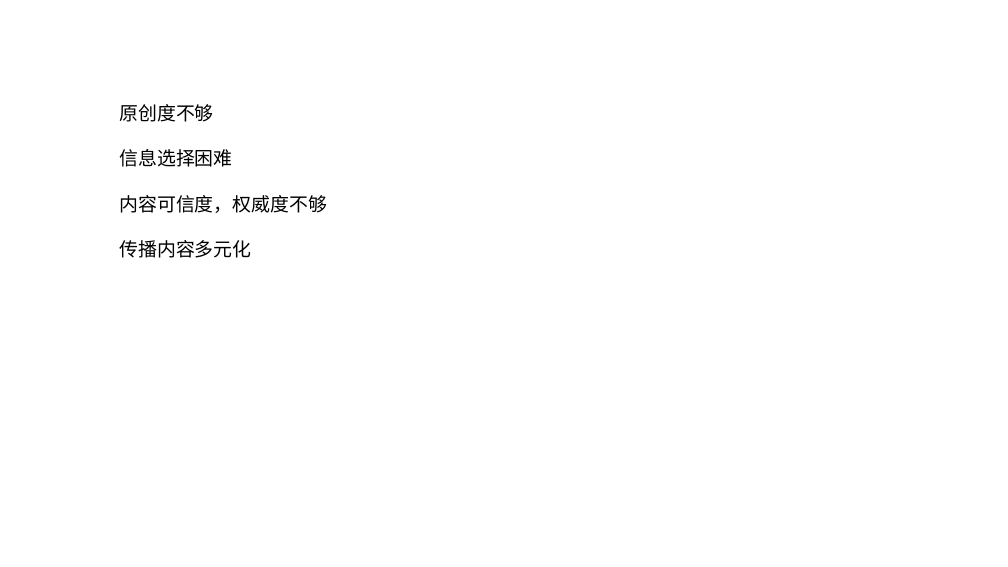
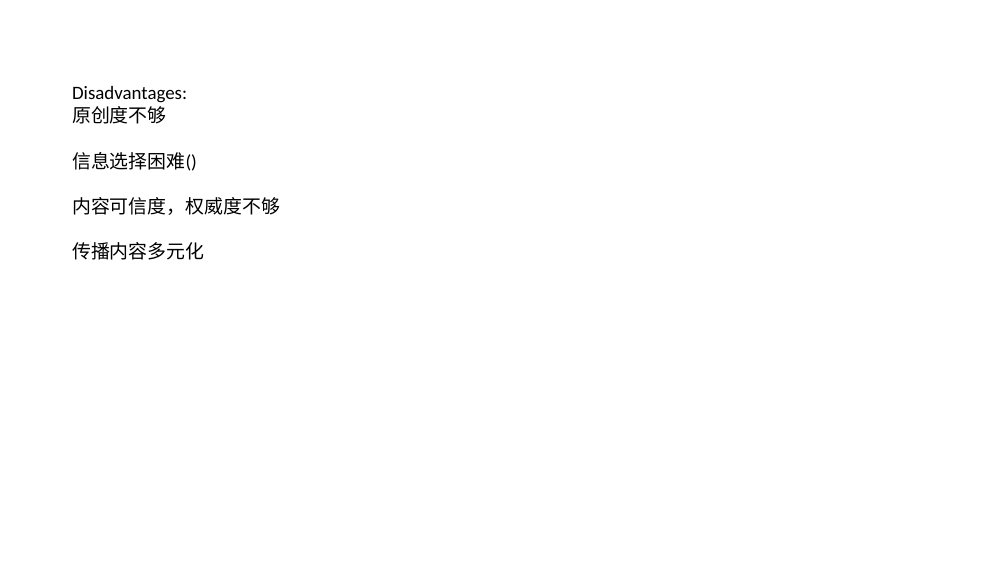
Before and after one commit to childacd/redPython, a slide deck: slide 12 of new media features.pptx (slide 2 before the commit). Drawn at 1008x567 pixels with LibreOffice and Linux fonts; fonts in the diff are those of the drawing. Boxes give left, top, right and bottom in pixels: in the first picture for what was removed or moved away, otherwise in the second. Text is boxed around its words. In the diff, an @@ line names an element or a change of style, - is before the commit and + after.

```diff
--- a/new media features.pptx
+++ b/new media features.pptx
@@ text "Disadvantages:": place and size @@
-text "Disadvantages:" at <box>119,104,327,258</box>
+text "Disadvantages:" at <box>72,86,280,260</box>
@@ text at <box>72,86,187,103</box>: paragraph added @@
+Disadvantages:
@@ text at <box>72,152,197,171</box>: text changed @@
-信息选择困难
+信息选择困难()
```
Also in this commit, not shown: 13 slides added, 1 slide removed.
